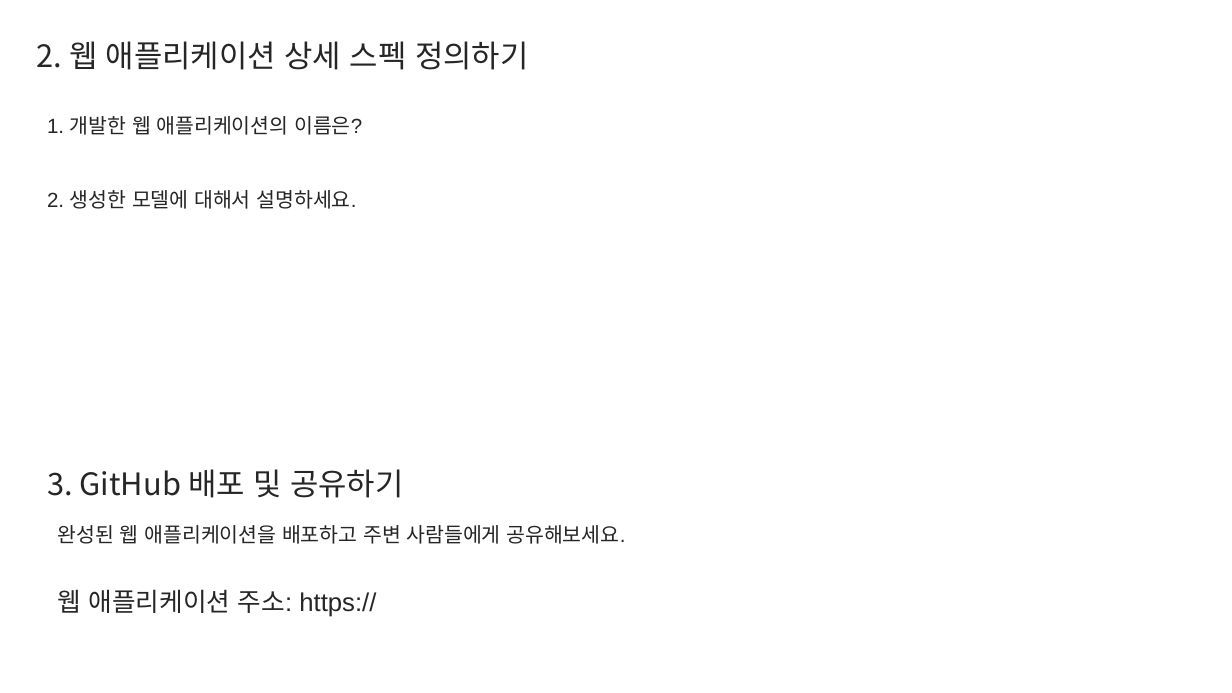
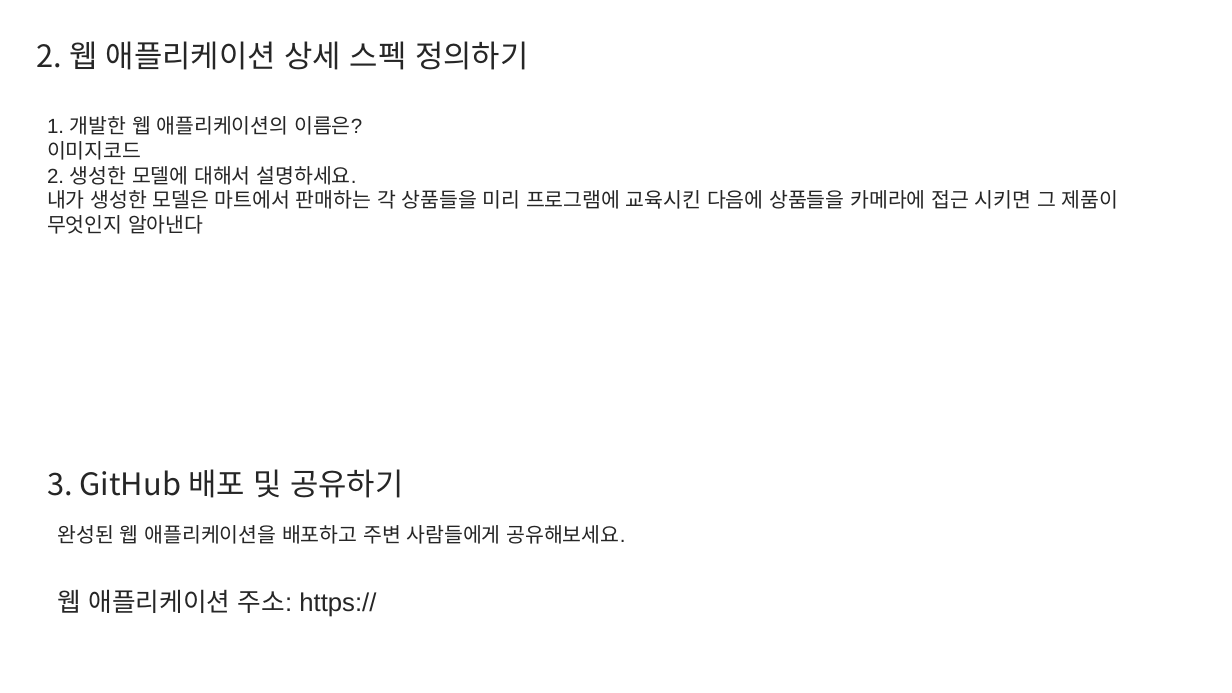
Before and after one commit to LeeCheonguk/learn-teachable-machine, a slide deck: slide 3 of Report.pptx. Drawn at 1232x693 pixels with LibreOffice and Linux fonts; fonts in the diff are those of the drawing. Boxes give left, top, right and bottom in pixels: in the first picture for what was removed or moved away, otherwise in the second. Text is boxed around its words. In the diff, an @@ line names an element or a change of style, - is before the commit and + after.

```diff
--- a/Report.pptx
+++ b/Report.pptx
@@ text at (x1=47, y1=116, x2=1119, y2=234): text changed @@
-1. 개발한 웹 애플리케이션의 이름은?
-2. 생성한 모델에 대해서 설명하세요.
+1. 개발한 웹 애플리케이션의 이름은?
+이미지코드
+2. 생성한 모델에 대해서 설명하세요.
+내가 생성한 모델은 마트에서 판매하는 각 상품들을 미리 프로그램에 교육시킨 다음에 상품들을 카메라에 접근 시키면 그 제품이 무엇인지 알아낸다
```
Also in this commit, not shown: 2 other slides changed.
